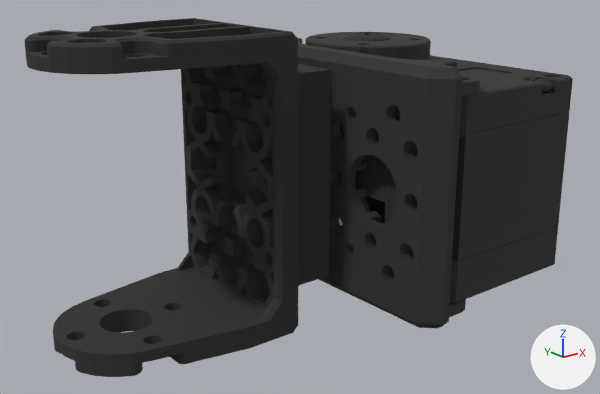
The OBJ model LeapProject/Assets/urdf/meshes/dip.obj: old version first, new version second.
Camera for both pictures: a camera (50 mm lens) standing at (-0.0465, -0.0577, 0.022) and looking at (0.0104, 0.0134, -0.0064). The lights are fixed; the arrows at lower right show +X, +Y and +Z. Where no turn or scale is listed for an object, it has been applied to the vertices.

Before the edit, the objects in view are built like this:
```python
me_dip = bpy.data.meshes.new('dip')
me_dip.from_pydata(...)  # 15176 vertices, 30636 faces; spans x -0.0164..0.0377, y -0.0034..0.0311, z -0.022..0.0126
# faces by material slot: [30377, 259]
me_dip.materials.append(mat_black_plastic)  # black #2d2d2d
me_dip.materials.append(mat_fingertip)  # white #ffffff
ob_dip = bpy.data.objects.new('dip', me_dip)
ob_dip.location = (0.0, 0.0, 0.0)
```
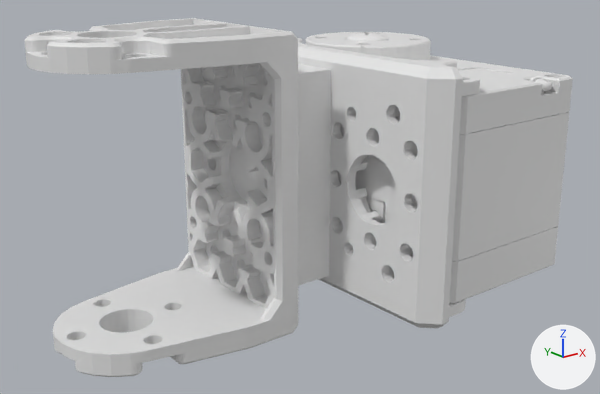
The newer file is also turned or shifted as a whole; pictures and numbers use the older file's frame.

Where the change shows, as pixel boxes (x1, y1, x2, y2) in the pictures (600 x 394 px):
part 1 of me_dip, built on (black)
    before: (366, 135, 466, 261)
part 2 of me_dip, added
    after: (452, 135, 466, 261)
part 3 of me_dip, recoloured (black to white)
    both: (24, 18, 573, 377)

Diff of the bpy script that builds the scene:
```diff
--- a/LeapProject/Assets/urdf/meshes/dip.obj.py
+++ b/LeapProject/Assets/urdf/meshes/dip.obj.py
@@ me_dip @@
 # used by ob_dip; location = (0.0, 0.0, 0.0)
-me_dip.from_pydata(...)  # 15176 vertices, 30636 faces; spans x -0.0164..0.0377, y -0.0034..0.0311, z -0.022..0.0126
-me_dip.materials.append(mat_fingertip)  # white #ffffff
+me_dip.from_pydata(...)  # 15244 vertices, 30764 faces; spans x -0.0164..0.0377, y -0.0034..0.0311, z -0.022..0.0126
+# me_dip part 1: 9 vertices moved within x 0.0239..0.0316, y 0.0172..0.0249, z 0.0065; 14 vertices removed from x 0.0177..0.0316, y 0.0136..0.0249, z -0.0099..0.0064; 46 vertices added at x 0.0162..0.0316, y 0.0172..0.0296, z -0.0099..0.0065
+# me_dip part 2: 36 vertices added at x 0.0162..0.0177, y -0.0024..-0.0005, z -0.0099..0.0004
+# me_dip part 3: 30252 faces spanning x -0.0164..0.0377, y -0.0034..0.0311, z -0.022..0.0126 switch from mat_black_plastic (black #2d2d2d) to no material
```
